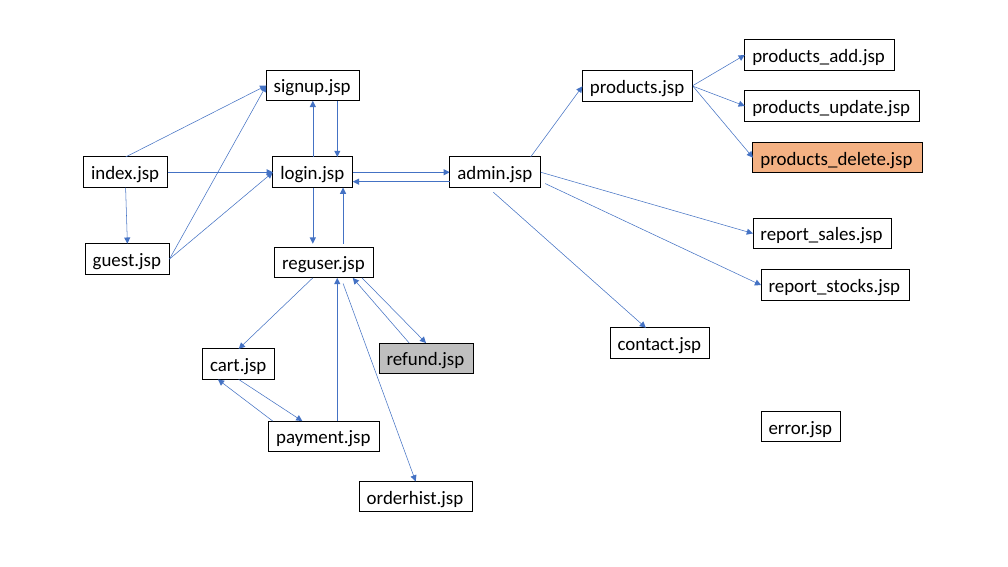
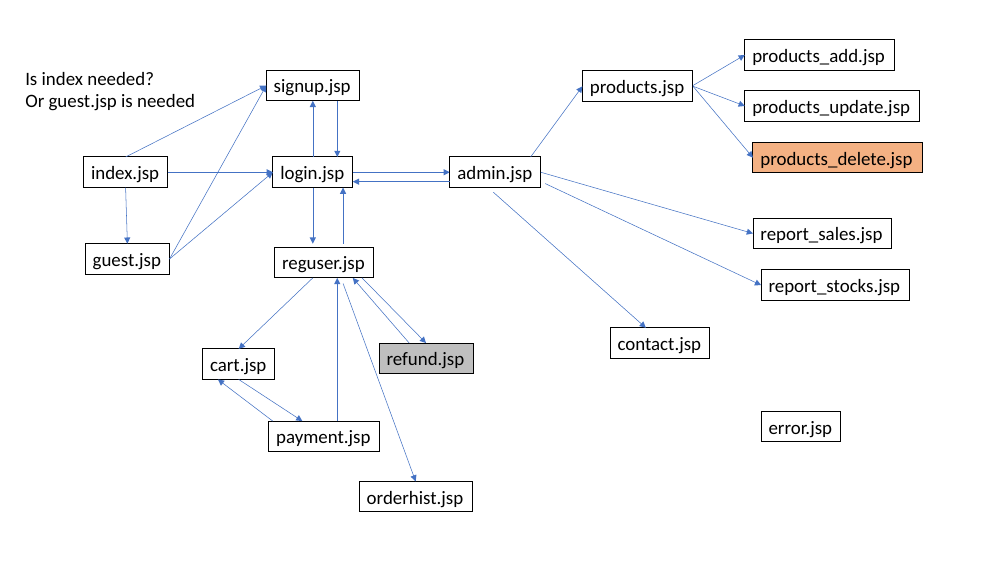
Before and after one commit to laurenangela-macalinao/onlinestore, a slide deck: slide 1 of OnlineStoreDesign.pptx. Drawn at 1008x567 pixels with LibreOffice and Linux fonts; fonts in the diff are those of the drawing. Boxes give left, top, right and bottom in pixels: in the first picture for what was removed or moved away, otherwise in the second. Text is boxed around its words. In the diff, an @@ line names an element or a change of style, - is before the commit and + after.

```diff
--- a/OnlineStoreDesign.pptx
+++ b/OnlineStoreDesign.pptx
@@ text added at box(25, 72, 195, 111), 18 pt, text #000000 @@
+Is index needed?
+Or guest.jsp is needed
```
Also in this commit, not shown: 2 slides added, 15 other files.
